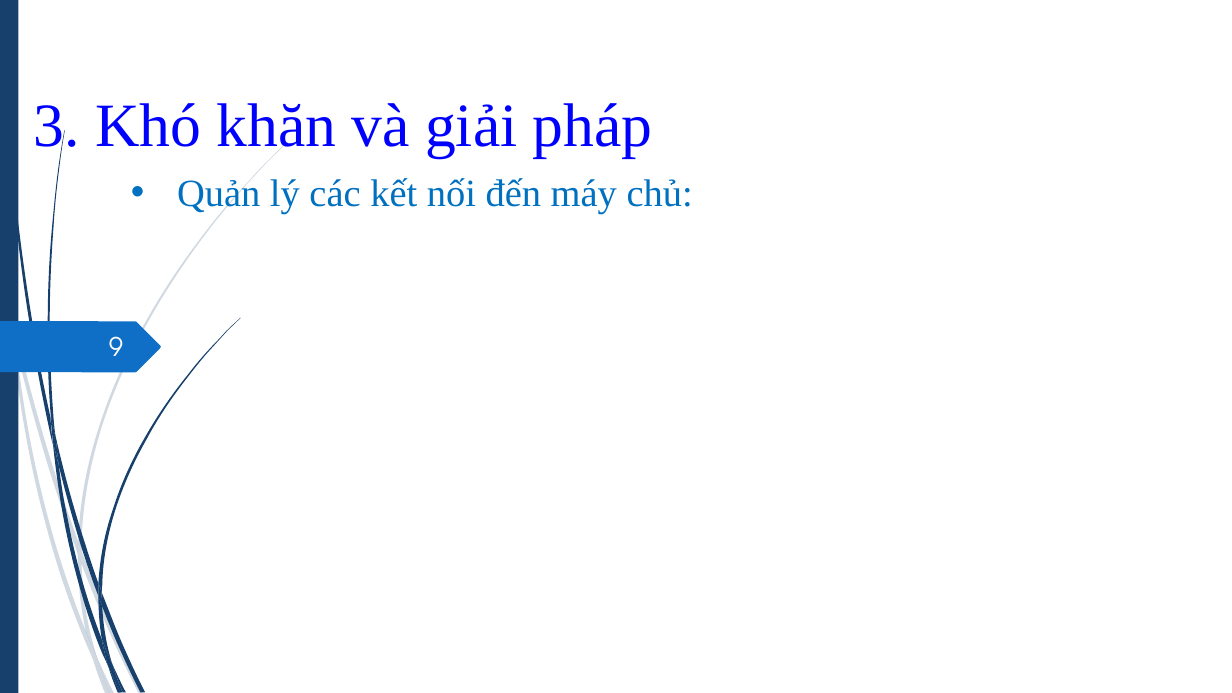
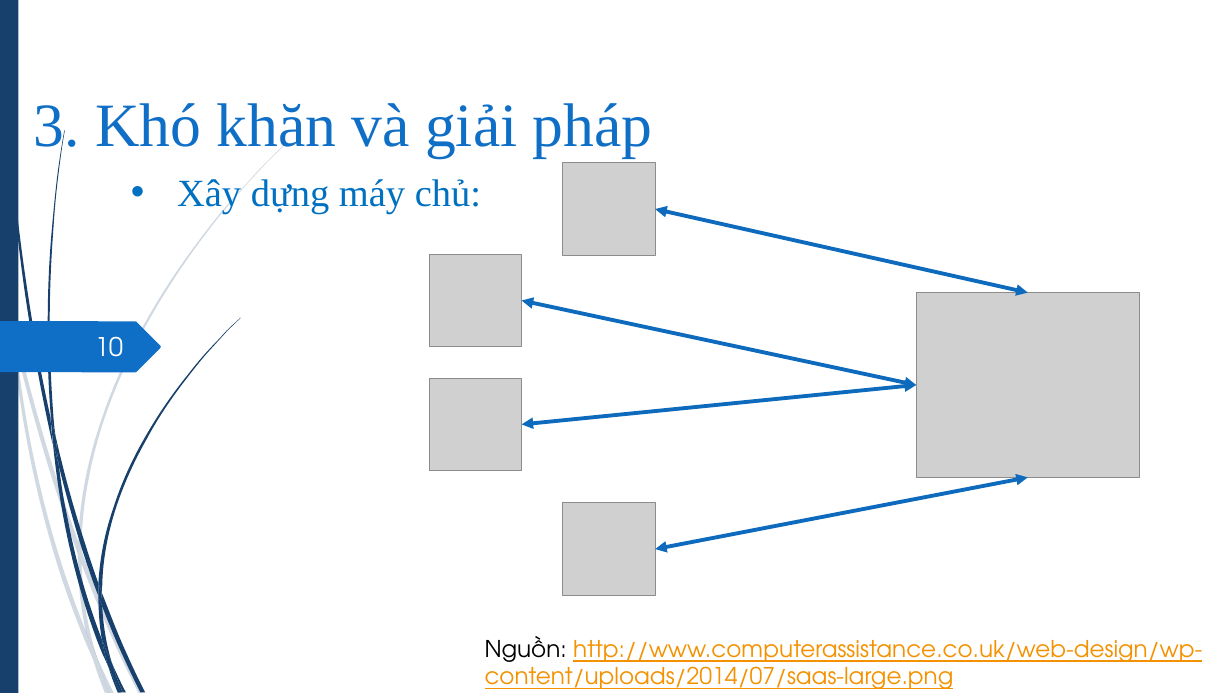
Before and after one commit to hvngoc/Presentation, a slide deck: slide 10 of slide 2.pptx (slide 9 before the commit). Drawn at 1232x693 pixels with LibreOffice and Linux fonts; fonts in the diff are those of the drawing; grey boxes stand for pictures. Boxes give left, top, right and bottom in pixels: in the first picture for what was removed or moved away, otherwise in the second. Text is boxed around its words. In the diff, an @@ line names an element or a change of style, - is before the commit and + after.

Commit message:
update

```diff
--- a/slide 2.pptx
+++ b/slide 2.pptx
@@ title "3. Khó khăn và giải ..." at <box>34,103,653,158</box>: text colour #0000FF to #0F6FC6 @@
@@ text at <box>177,176,481,214</box>: text changed @@
-• Quản lý các kết nối đến máy chủ:
+• Xây dựng máy chủ:
@@ picture added at <box>563,163,655,255</box> @@
@@ double arrow added from (655, 209) to (1028, 293), #0E6ABD 3 pt @@
@@ picture added at <box>430,254,522,347</box> @@
@@ picture added at <box>917,293,1140,478</box> @@
@@ double arrow added from (522, 300) to (917, 385), #0E6ABD 3 pt @@
@@ page number at <box>95,336,123,357</box>: text changed @@
-9
+10
@@ picture added at <box>430,378,522,470</box> @@
@@ double arrow added from (522, 424) to (917, 385), #0E6ABD 3 pt @@
@@ double arrow added from (655, 549) to (1028, 478), #0E6ABD 3 pt @@
@@ picture added at <box>563,503,655,595</box> @@
@@ text added at <box>485,636,1202,689</box>, 18 pt, text #F49100, underline @@
+Nguồn: http://www.computerassistance.co.uk/web-design/wp-content/uploads/2014/07/saas-large.png
```
Also in this commit, not shown: 12 other slides changed, 2 slides added.
